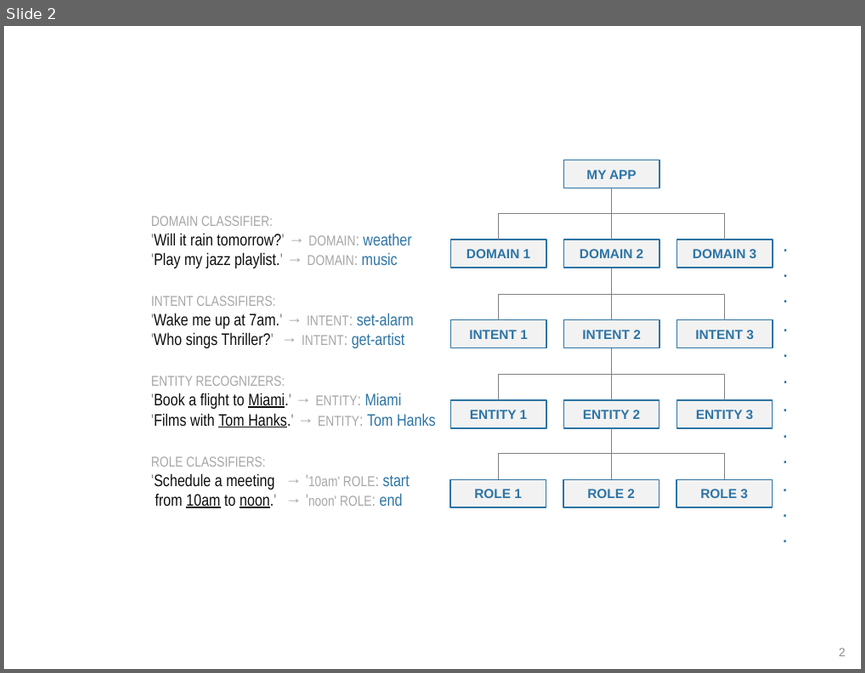
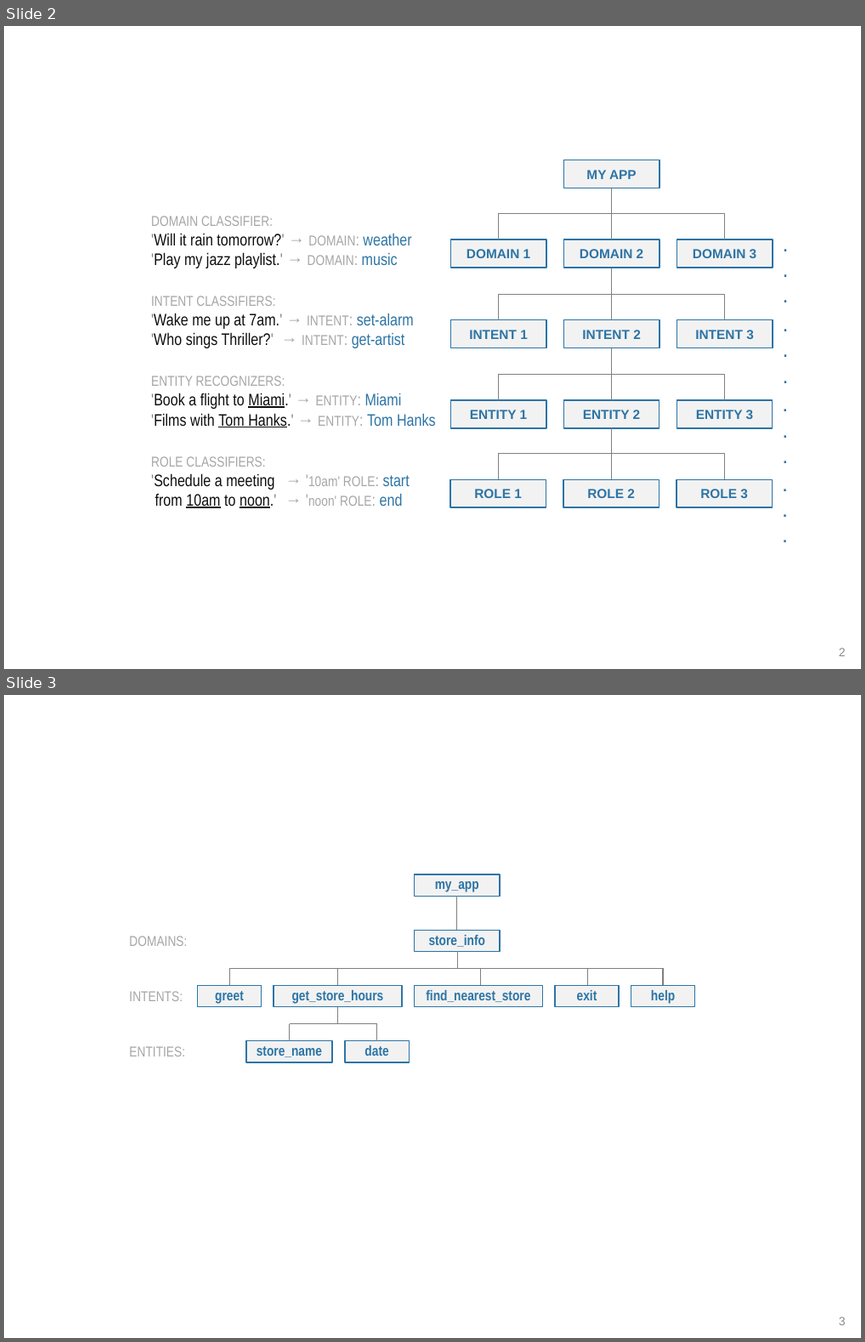
Before and after one commit to cisco/mindmeld, a slide deck: docs/source/images/images.pptx. Shown one above the other, each under a label of ours: slide 2 before the commit, slides 2 and 3 after it. The pictures are 865x673 and 865x1342 pixels, drawn with LibreOffice and Linux fonts; fonts in the diff are those of the drawing. Boxes give left, top, right and bottom in pixels: in the first picture for what was removed or moved away, otherwise in the second. Text is boxed around its words. In the diff, an @@ line names an element or a change of style, - is before the commit and + after.

```diff
--- a/docs/source/images/images.pptx
+++ b/docs/source/images/images.pptx
@@ slide 3 added at [4,695,861,1338], background #FFFFFF @@
@@ group added at [129,874,695,1061]: 12 lines, 9 rectangles, 3 texts @@
+my_app
+store_info
+DOMAINS:
+INTENTS:
+ENTITIES:
+greet
+get_store_hours
+find_nearest_store
+exit
+help
+store_name
+date
@@ page number added at [839,1316,846,1325], 10 pt, text #8C8C8C @@
+3
```
Also in this commit, not shown: 1 slide changed, 1 other slide added, 4 other files.
